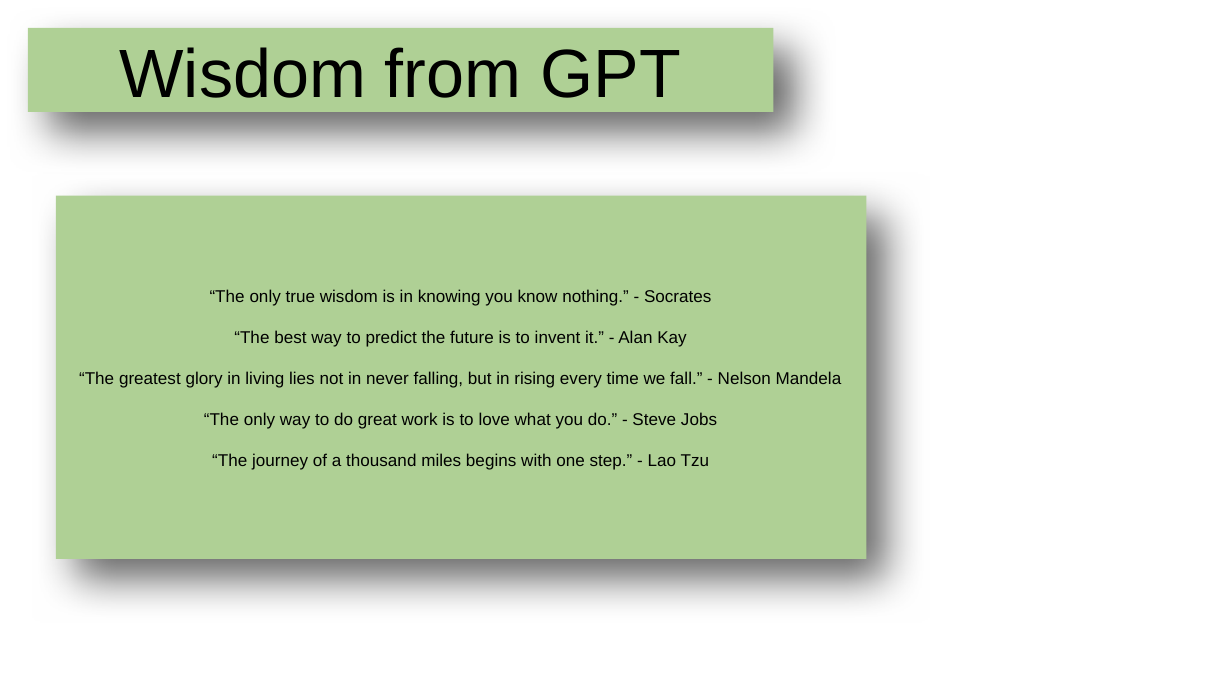
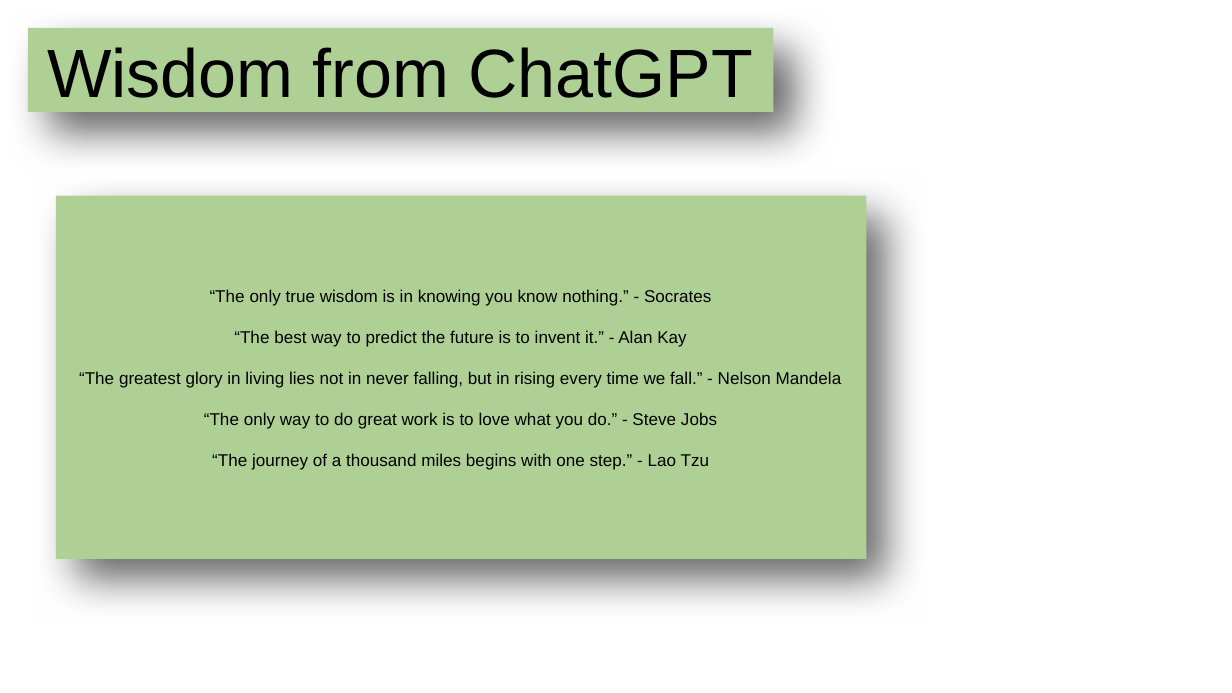
Before and after one commit to echoofskyz/ugrproj, a slide deck: slide 8 of docs/presentation.odp. Drawn at 1232x693 pixels with LibreOffice and Linux fonts; fonts in the diff are those of the drawing; background and template pictures are left out. Boxes give left, top, right and bottom in pixels: in the first picture for what was removed or moved away, otherwise in the second. Text is boxed around its words. In the diff, an @@ line names an element or a change of style, - is before the commit and + after.

```diff
--- a/docs/presentation.odp
+++ b/docs/presentation.odp
@@ title at box(47, 47, 752, 98): text changed @@
-Wisdom from GPT
+Wisdom from ChatGPT
```
Also in this commit, not shown: 1 other slide changed, 3 slides added, 2 slides removed, 1 other file.
